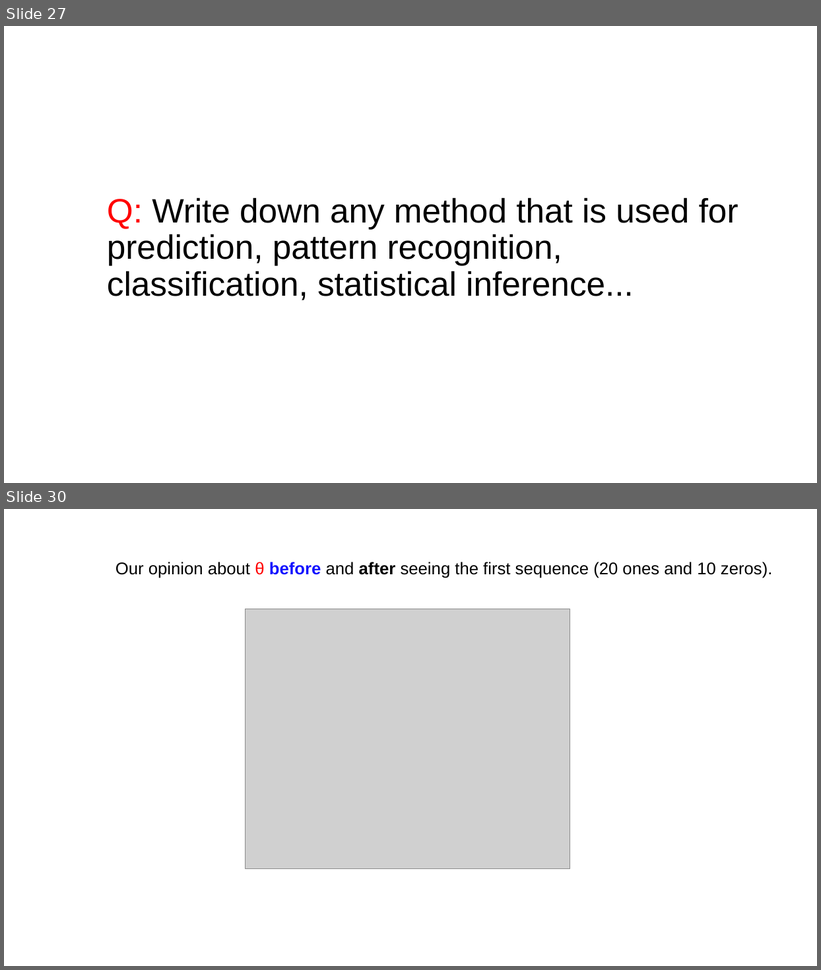
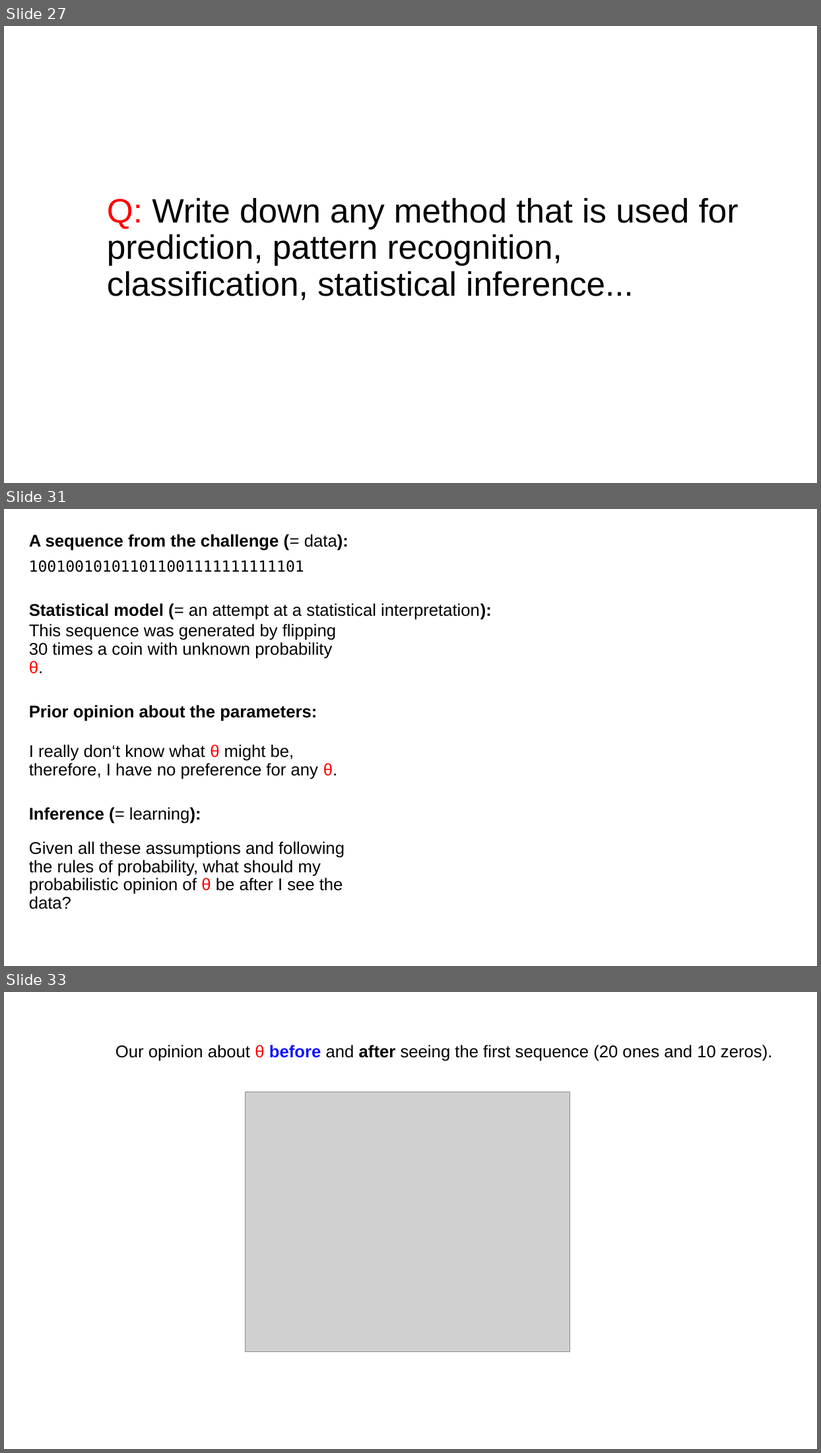
Before and after one commit to bstatcomp/ppworkshop, a slide deck: Slides/slides.pptx. Shown one above the other, each under a label of ours: slides 27 and 30 before the commit, slides 27, 31 and 33 after it; the slides between them are not shown. The pictures are 821x970 and 821x1453 pixels, drawn with LibreOffice and Linux fonts; fonts in the diff are those of the drawing; grey boxes stand for pictures. Boxes give left, top, right and bottom in pixels: in the first picture for what was removed or moved away, otherwise in the second. Text is boxed around its words. In the diff, an @@ line names an element or a change of style, - is before the commit and + after.

```diff
--- a/Slides/slides.pptx
+++ b/Slides/slides.pptx
@@ slide 31 added at (4,509,817,966), background #FFFFFF @@
@@ text added at (29,534,349,551), 20 pt, text #000000, bold @@
+A sequence from the challenge (= data):
@@ text added at (29,560,304,572), 18 pt, text #000000 @@
+100100101011011001111111111101
@@ text added at (29,603,492,620), 20 pt, text #000000 @@
+Statistical model (= an attempt at a statistical interpretation):
@@ text added at (29,624,336,674), 20 pt, text #000000 @@
+This sequence was generated by flipping 30 times a coin with unknown probability θ.
@@ text added at (29,705,317,722), 20 pt, text #000000, bold @@
+Prior opinion about the parameters:
@@ text added at (29,745,337,780), 20 pt, text #000000 @@
+I really don‘t know what θ might be, therefore, I have no preference for any θ.
@@ text added at (29,807,201,824), 20 pt, text #000000, bold @@
+Inference (= learning):
@@ text added at (29,842,345,910), 20 pt, text #000000 @@
+Given all these assumptions and following the rules of probability, what should my probabilistic opinion of θ be after I see the data?
@@ what was slide 30 is now slide 33 @@
```
Also in this commit, not shown: 10 slides changed, 4 other slides added, 2 slides removed, 1 other file.
